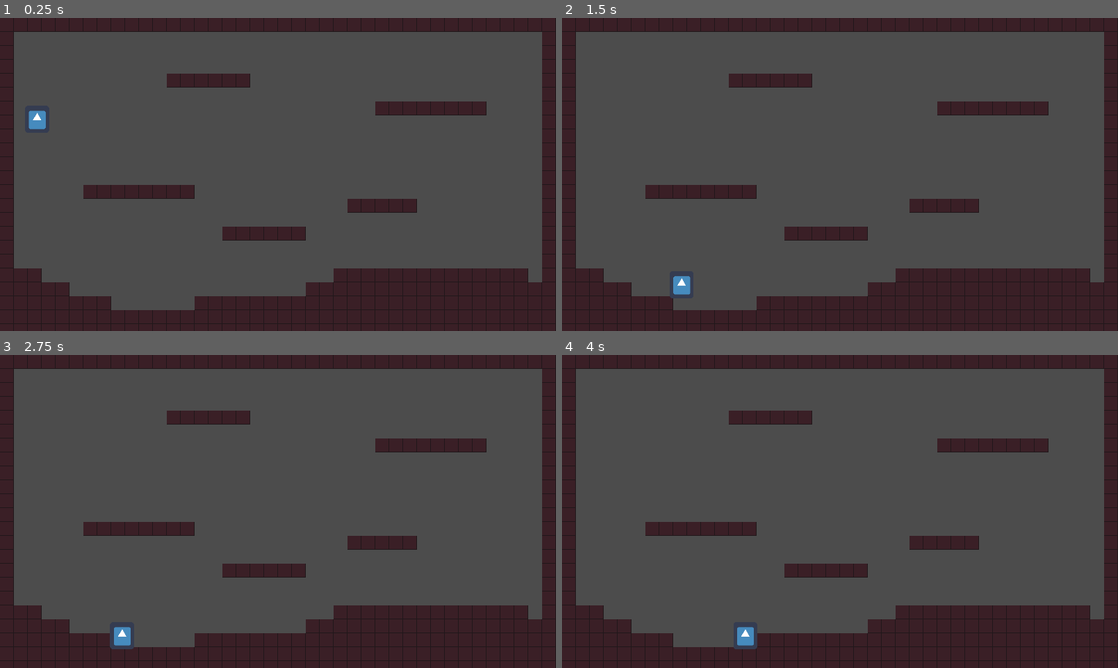
Above: before the commit, frames 1-4 (two rows, left to right).
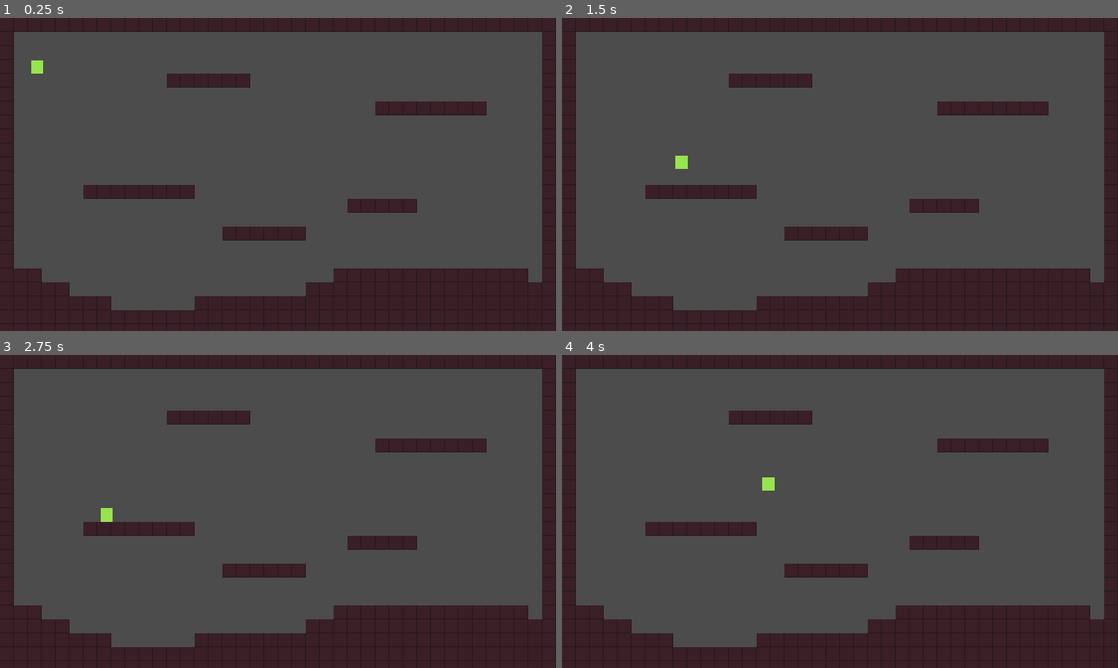
Above: after the commit, the same moments.

Repository: RokasPuzonas/infoshow22-gamejam
Game: Godot game, scene res://MainScene.tscn
Two runs of this game, one before a commit and one after it. Both use one fixed random seed, a clock stepped at 60 frames per second and the inputs below. The engine's default icon, where the game draws it, is replaced by a stand-in: a white triangle on a blue panel in a dark square.
Inputs:
- Up to frame 1 (0.25 s): no input
- Up to frame 2 (1.5 s): hold D (right) from 0.53 s (still down); tap Space (jump) at 0.6, 0.77, 1.07, 1.35 s
- Up to frame 3 (2.75 s): tap Space (jump) at 1.52, 1.82, 2.1 s; release D (right) at 2.03 s; hold A (left) from 2.03 s (still down)
- Up to frame 4 (4 s): release A (left) at 2.78 s; hold D (right) from 2.78 s (still down); tap Space (jump) at 2.85, 3.02, 3.32, 3.6, 3.77 s

The runs differ from the first frame. In frame 1, 0.3% of the frame differs, in the area x 5-9%, y 13-36%; in frame 2, 0.3%; in frame 3, 0.3%, in the area x 18-24%, y 48-94%; in frame 4, 0.3%.

Commit message:
movement

Diff:
--- a/Player.gd
+++ b/Player.gd
@@ -1,14 +1,18 @@
 extends KinematicBody2D
 
 var speed = 100
-var gravity = 40
+var gravity = 10
 
 var input = Vector2.ZERO
 var facing_direction = 1
 var velocity = Vector2.ZERO
 
 var jump_force = -200
+var jump_start_time = 0
+var jump_hold_delay = 100
+var jump_count = 2
 var pressed_jump = false
+var released_jump = false
 
 onready var main_sprite = $MainSprite
 
@@ -16,15 +20,36 @@
 	pass
 
 func _check_jump():
-	pressed_jump = Input.is_action_just_pressed("jump")
+	if Input.is_action_just_pressed("jump"):
+		pressed_jump = true
+		jump_start_time = OS.get_ticks_msec()
+
+	if Input.is_action_just_released("jump") and velocity.y < jump_force / 2:
+		velocity.y = jump_force / 2
+
+	if is_on_floor():
+		jump_count = 2
 
 	if pressed_jump:
+		if is_on_floor():
+			velocity.y = jump_force
+			pressed_jump = false
+		else:
+			if jump_count >= 1:
+				velocity.y = jump_force
+				jump_count -= 1
+		if OS.get_ticks_msec() >= jump_start_time + jump_hold_delay:
 
-		velocity.y += jump_force
-		pressed_jump = false
+			pressed_jump = false
+		else:
+			if is_on_floor():
+				velocity.y = jump_force
+				pressed_jump = false
+
+
 
 func _physics_process(delta):
-	print(velocity)
+	print(jump_start_time, " ", OS.get_ticks_msec())
 
 	input.x = Input.get_action_strength("right") - Input.get_action_strength("left")
 
@@ -35,9 +60,9 @@
 	if is_on_floor():
 		velocity.y = gravity
 	velocity.y += gravity
+	_check_jump()
+	velocity = move_and_slide(velocity, Vector2.UP)
 
-	velocity = move_and_slide(velocity, Vector2.UP)
-	_check_jump()
 
 #func _process(delta):
 #	pass
--- a/Player.tscn
+++ b/Player.tscn
@@ -1,10 +1,11 @@
 [gd_scene load_steps=4 format=2]
 
 [ext_resource path="res://Player.gd" type="Script" id=1]
-[ext_resource path="res://icon.png" type="Texture" id=2]
+[ext_resource path="res://art/player.png" type="Texture" id=2]
 
 [sub_resource type="RectangleShape2D" id=1]
-extents = Vector2( 29.5, 28.5 )
+custom_solver_bias = 1.0
+extents = Vector2( 16, 16 )
 
 [node name="Node2D" type="Node2D"]
 
@@ -13,8 +14,9 @@
 
 [node name="MainSprite" type="Sprite" parent="KinematicBody2D"]
 position = Vector2( 99, 75 )
+scale = Vector2( 2, 2 )
 texture = ExtResource( 2 )
 
 [node name="CollisionShape2D" type="CollisionShape2D" parent="KinematicBody2D"]
-position = Vector2( 99.5, 73.5 )
+position = Vector2( 99, 75 )
 shape = SubResource( 1 )
Binary file added: art/enemy.png
Not shown, added: art/enemy.png.import
Binary file added: art/player.png
Not shown, added: art/player.png.import
